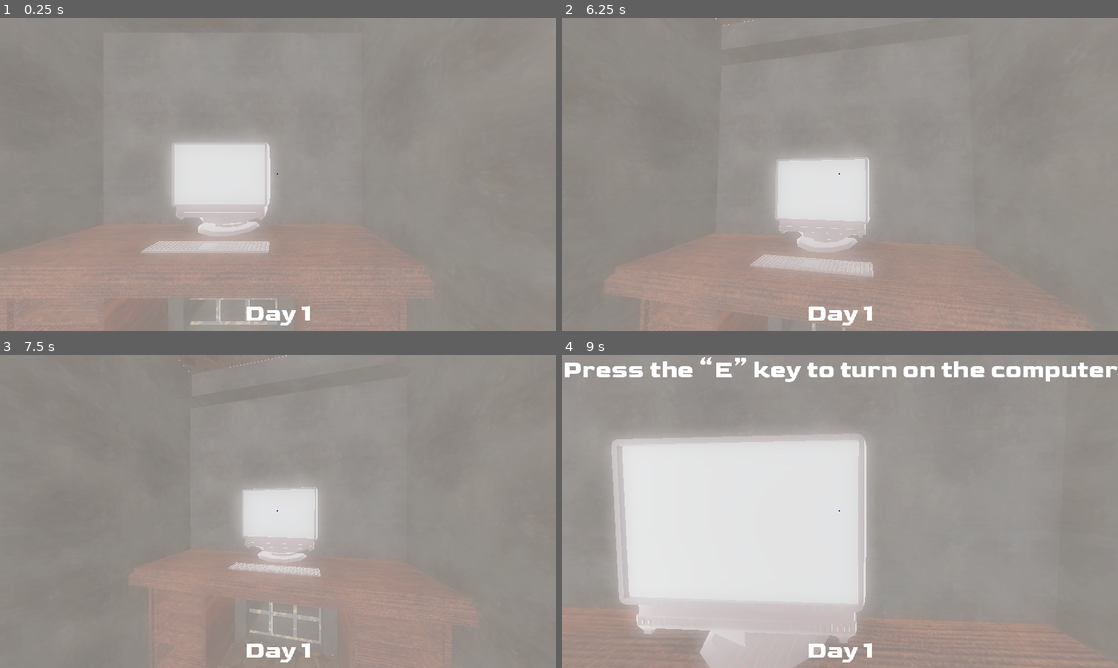
Above: before the commit, frames 1-4 (two rows, left to right).
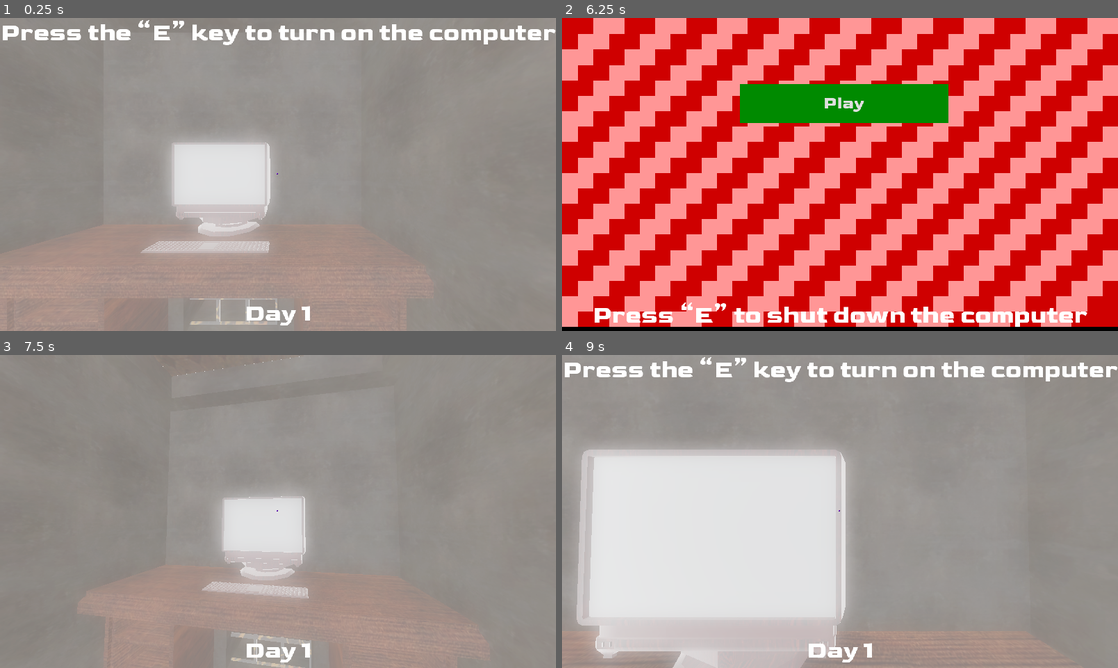
Above: after the commit, the same moments.

Repository: gnuchanos/Escape-The-c130
Game: Godot game, scene res://Data/Scenes/world.tscn
Two runs of this game, one before a commit and one after it. Both use one fixed random seed, a clock stepped at 60 frames per second and the inputs below. A sky picture missing from this copy of the repository is replaced by a grey-blue gradient.
Inputs (mouse positions are in pixels of both pictures, inside the frame that each line leads up to):
- Up to frame 1 (0.25 s): no input
- Up to frame 2 (6.25 s): tap Enter (ui_accept) at 0.5, 0.77, 1.25, 1.52, 2, 2.75, 3.02, 3.5, 3.77, 4.25, 4.52, 6.02 s; move the mouse to (867, 174) at 0.52 s; hold Up (ui_up) 0.53-5.78 s; tap 1 (1) at 0.6 s; tap 2 (2) at 0.8, 1.35 s; move the mouse to (812, 174) at 1.27 s; tap 3 (3) at 1.55, 2.1 s; move the mouse to (851, 168) at 2.02 s; tap 4 (4) at 2.3, 2.85 s; move the mouse to (834, 180) at 2.77 s; tap 5 (5) at 3.05, 3.6 s; move the mouse to (878, 177) at 3.52 s; tap A (a) at 3.8, 4.35 s; move the mouse to (795, 171) at 4.27 s; tap C (c) at 4.55 s; move the mouse to (845, 174) at 5.02 s; hold C (c) 5.03-5.78 s; tap D (d) at 5.3, 5.85 s; move the mouse to (817, 168) at 5.77 s; hold Right (ui_right) from 5.78 s (still down); tap E (e) at 6.05 s
- Up to frame 3 (7.5 s): move the mouse to (305, 511) at 6.52 s; release Right (ui_right) at 6.53 s; hold E (e) 6.53-7.28 s; hold Up (ui_up) from 6.53 s (still down); tap Enter (ui_accept) at 6.77 s; tap S (s) at 6.8, 7.35 s; move the mouse to (250, 511) at 7.27 s
- Up to frame 4 (9 s): tap Enter (ui_accept) at 7.52 s; tap W (w) at 7.55 s; move the mouse to (851, 505) at 8.02 s; hold W (w) 8.03-8.78 s; tap 1 (1) at 8.3, 8.85 s; move the mouse to (834, 517) at 8.77 s; release Up (ui_up) at 8.78 s; hold Left (ui_left) from 8.78 s (still down)

The runs differ from the first frame. In frame 1, 2.3% of the frame differs, in the area x 0-100%, y 0-9%; in frame 2, 100%, in the area x 0-100%, y 0-100%; in frame 3, 6.2%; in frame 4, 14%.

Commit message:
V12

Diff:
--- a/src/Data/Scenes/world.tscn
+++ b/src/Data/Scenes/world.tscn
@@ -20,7 +20,7 @@
 [ext_resource type="FontFile" uid="uid://by0fdwphtmen6" path="res://Data/Fonts/Goldman-Bold.ttf" id="25_jsed2"]
 
 [sub_resource type="BoxShape3D" id="BoxShape3D_kb6fp"]
-size = Vector3(4.44189, 1.77002, 1.41016)
+size = Vector3(4.44189, 1.77002, 2.33801)
 
 [sub_resource type="BoxShape3D" id="BoxShape3D_ej7m1"]
 size = Vector3(0.879823, 2.84839, 1.38496)
@@ -117,7 +117,7 @@
 data = PackedVector3Array(-1.5379, 0.4853, 0.4668, 1.4679, 0.4853, -0.6989, 1.4679, 0.4853, 0.4668, -1.5379, 0.4853, 0. …(509 unchanged characters)…
 
 [sub_resource type="BoxShape3D" id="BoxShape3D_c5w46"]
-size = Vector3(4.60657, 1.49109, 1.90497)
+size = Vector3(4.60657, 2.12299, 2.07602)
 
 [sub_resource type="BoxShape3D" id="BoxShape3D_nwf0k"]
 size = Vector3(0.869629, 1, 1.12769)
@@ -451,7 +451,7 @@
 [node name="Area3D3" type="Area3D" parent="Node3D/Computer"]
 
 [node name="CollisionShape3D" type="CollisionShape3D" parent="Node3D/Computer/Area3D3"]
-transform = Transform3D(1, 0, 0, 0, 1, 0, 0, 0, 1, 4.27905, 0.38501, 0.205078)
+transform = Transform3D(1, 0, 0, 0, 1, 0, 0, 0, 1, 4.27905, 0.38501, 0.669005)
 shape = SubResource("BoxShape3D_kb6fp")
 
 [node name="table2" parent="Node3D/Computer" instance=ExtResource("2_wiwhr")]
@@ -496,7 +496,7 @@
 [node name="Area3D4" type="Area3D" parent="Node3D/Bad"]
 
 [node name="CollisionShape3D" type="CollisionShape3D" parent="Node3D/Bad/Area3D4"]
-transform = Transform3D(1, 0, 0, 0, 1, 0, 0, 0, 1, 4.21853, 0.245544, 4.21216)
+transform = Transform3D(1, 0, 0, 0, 1, 0, 0, 0, 1, 4.21853, 0.561492, 4.12664)
 shape = SubResource("BoxShape3D_c5w46")
 
 [node name="Camera3D" type="Camera3D" parent="Node3D/Bad"]
--- a/src/Data/Scripts/world.gd
+++ b/src/Data/Scripts/world.gd
@@ -71,7 +71,6 @@
 		if GLobalVar.PlayerSettings['MiniGames'][str(GLobalVar.PlayerSettings['Day'])]==true:
 			if $CanvasLayer/Control/Label3.visible==true:
 				if Input.is_action_pressed('e'):if GLobalVar.EPress==true:
-					get_node('CanvasLayer/Control/Control/ColorRect/Control/Game').queue_free()
 					GLobalVar.PlayerSettings['Day']+=1
 					var Scene = load('res://Puzzle Games/Game '+str(GLobalVar.PlayerSettings['Day'])+'/Scenes/'+'game_'+str(GLobalVar.PlayerSettings['Day'])+'.tscn').instantiate()
 					Scene.name='Game'
--- a/src/Puzzle Games/Game 1/Scenes/game_1.tscn
+++ b/src/Puzzle Games/Game 1/Scenes/game_1.tscn
@@ -385,7 +385,6 @@
 offset_bottom = 128.0
 theme_override_fonts/font = ExtResource("6_ttwxi")
 theme_override_font_sizes/font_size = 25
-text = "Defeated"
 horizontal_alignment = 1
 vertical_alignment = 1
 
@@ -401,7 +400,7 @@
 theme_override_styles/hover = SubResource("StyleBoxFlat_3dfa8")
 theme_override_styles/pressed = SubResource("StyleBoxFlat_f4o7j")
 theme_override_styles/normal = SubResource("StyleBoxFlat_3dfa8")
-text = "Play Again"
+text = "Play"
 
 [node name="Exit" type="Button" parent="CanvasLayer/ColorRect"]
 visible = false
--- a/src/Puzzle Games/Game 1/Scripts/game_1.gd
+++ b/src/Puzzle Games/Game 1/Scripts/game_1.gd
@@ -24,6 +24,8 @@
 func _on_area_2d_body_entered(body: Node2D) -> void:if body.is_in_group('Game1 Character'):
 	$CanvasLayer/ColorRect2.visible=true
 	GLobalVar.PlayerSettings['MiniGames']['1']=true
+	GLobalVar.shuwdownlabelvisible=true
+	queue_free()
 
 func _on_play_again_pressed() -> void:
 	$CanvasLayer/CharacterGame1.global_position=Vector2(32,320)
--- a/src/Puzzle Games/Game 2/Scenes/game_2.tscn
+++ b/src/Puzzle Games/Game 2/Scenes/game_2.tscn
@@ -116,7 +116,7 @@
 theme_override_styles/hover = SubResource("StyleBoxFlat_1opix")
 theme_override_styles/pressed = SubResource("StyleBoxFlat_c77xa")
 theme_override_styles/normal = SubResource("StyleBoxFlat_1opix")
-text = "Play Again"
+text = "Play"
 
 [node name="Label" type="Label" parent="CanvasLayer/ColorRect2"]
 layout_mode = 0
--- a/src/Puzzle Games/Game 2/Scripts/game_2.gd
+++ b/src/Puzzle Games/Game 2/Scripts/game_2.gd
@@ -67,6 +67,8 @@
 			GLobalVar.Game2PanelText='Victory'
 			GLobalVar.PlayerSettings['MiniGames']['2']=true
 			GLobalVar.emit_signal('Game2GameResult')
+			GLobalVar.shuwdownlabelvisible=true
+			queue_free()
 
 func _on_timer_3_timeout() -> void:
 	BulletFireEnabled=true
--- a/src/Puzzle Games/Game 3/Scenes/game_3.tscn
+++ b/src/Puzzle Games/Game 3/Scenes/game_3.tscn
@@ -117,7 +117,7 @@
 theme_override_styles/hover = SubResource("StyleBoxFlat_nfa4w")
 theme_override_styles/pressed = SubResource("StyleBoxFlat_efu2j")
 theme_override_styles/normal = SubResource("StyleBoxFlat_nfa4w")
-text = "Play Again"
+text = "Play"
 
 [node name="Label" type="Label" parent="Control/ColorRect2"]
 layout_mode = 0
--- a/src/Puzzle Games/Game 3/Scripts/game_3.gd
+++ b/src/Puzzle Games/Game 3/Scripts/game_3.gd
@@ -54,4 +54,6 @@
 		$Control/ColorRect2/Label.text='Victory'
 		GLobalVar.PlayerSettings['MiniGames']['3']=true
 		GLobalVar.KeyMaked=true
+		GLobalVar.shuwdownlabelvisible=true
+		queue_free()
 	$Control/ColorRect2.visible=true
--- a/src/Puzzle Games/Game 4/Scenes/game_4.tscn
+++ b/src/Puzzle Games/Game 4/Scenes/game_4.tscn
@@ -136,7 +136,7 @@
 theme_override_styles/hover = SubResource("StyleBoxFlat_nfa4w")
 theme_override_styles/pressed = SubResource("StyleBoxFlat_efu2j")
 theme_override_styles/normal = SubResource("StyleBoxFlat_nfa4w")
-text = "Play Again"
+text = "Play"
 
 [node name="Label" type="Label" parent="Control/ColorRect2"]
 layout_mode = 0
--- a/src/Puzzle Games/Game 4/Scripts/game_4.gd
+++ b/src/Puzzle Games/Game 4/Scripts/game_4.gd
@@ -45,4 +45,6 @@
 	elif Result==1:
 		$Control/ColorRect2/Label.text='Victory'
 		GLobalVar.PlayerSettings['MiniGames']['4']=true
+		GLobalVar.shuwdownlabelvisible=true
+		queue_free()
 	$Control/ColorRect2.visible=true
--- a/src/Puzzle Games/Game 5/Scenes/game_5.tscn
+++ b/src/Puzzle Games/Game 5/Scenes/game_5.tscn
@@ -109,7 +109,7 @@
 theme_override_styles/hover = SubResource("StyleBoxFlat_la7xp")
 theme_override_styles/pressed = SubResource("StyleBoxFlat_1wu68")
 theme_override_styles/normal = SubResource("StyleBoxFlat_la7xp")
-text = "Play Again"
+text = "Play"
 
 [node name="Label" type="Label" parent="ColorRect2"]
 layout_mode = 0
--- a/src/Puzzle Games/Game 5/Scripts/game_5.gd
+++ b/src/Puzzle Games/Game 5/Scripts/game_5.gd
@@ -32,3 +32,5 @@
 		GLobalVar.SonucGame5='Victory'
 		GLobalVar.DevamGame5=false
 		GLobalVar.PlayerSettings['Game5Level']+=1
+		GLobalVar.shuwdownlabelvisible=true
+		queue_free()
Not shown: 2 places in src/Data/Scenes/door.tscn that only renumber resources
